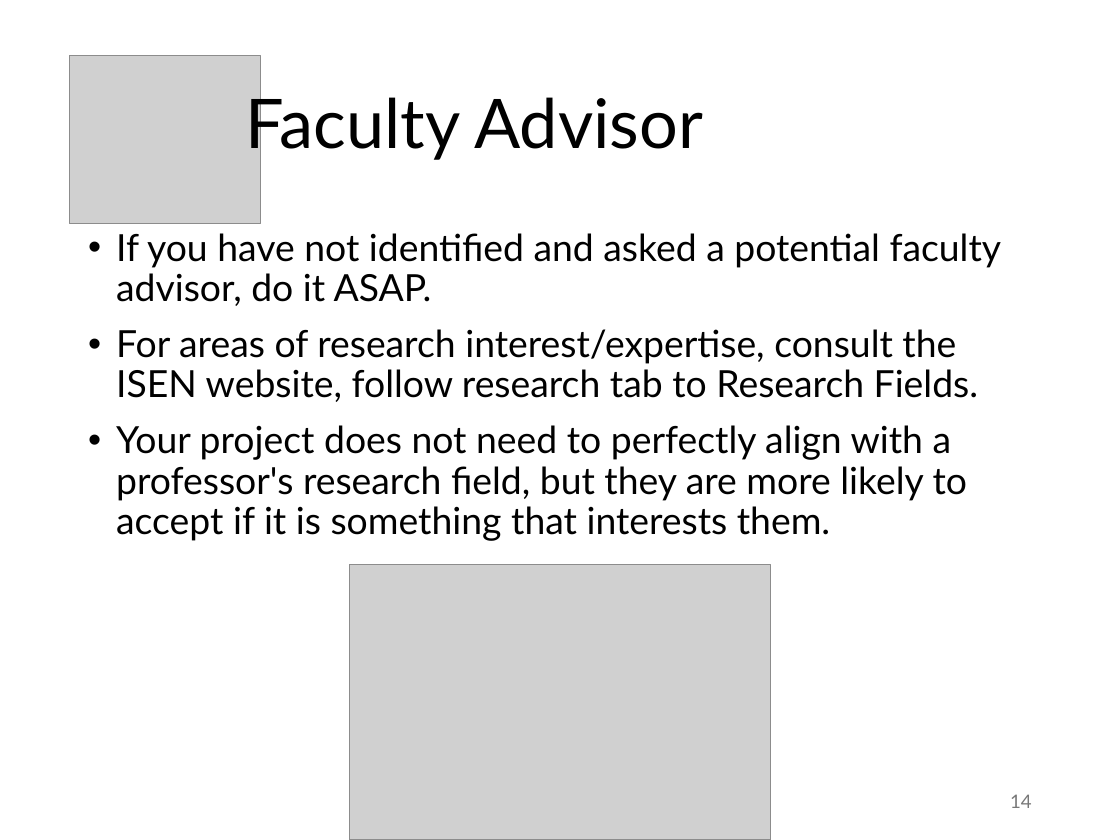
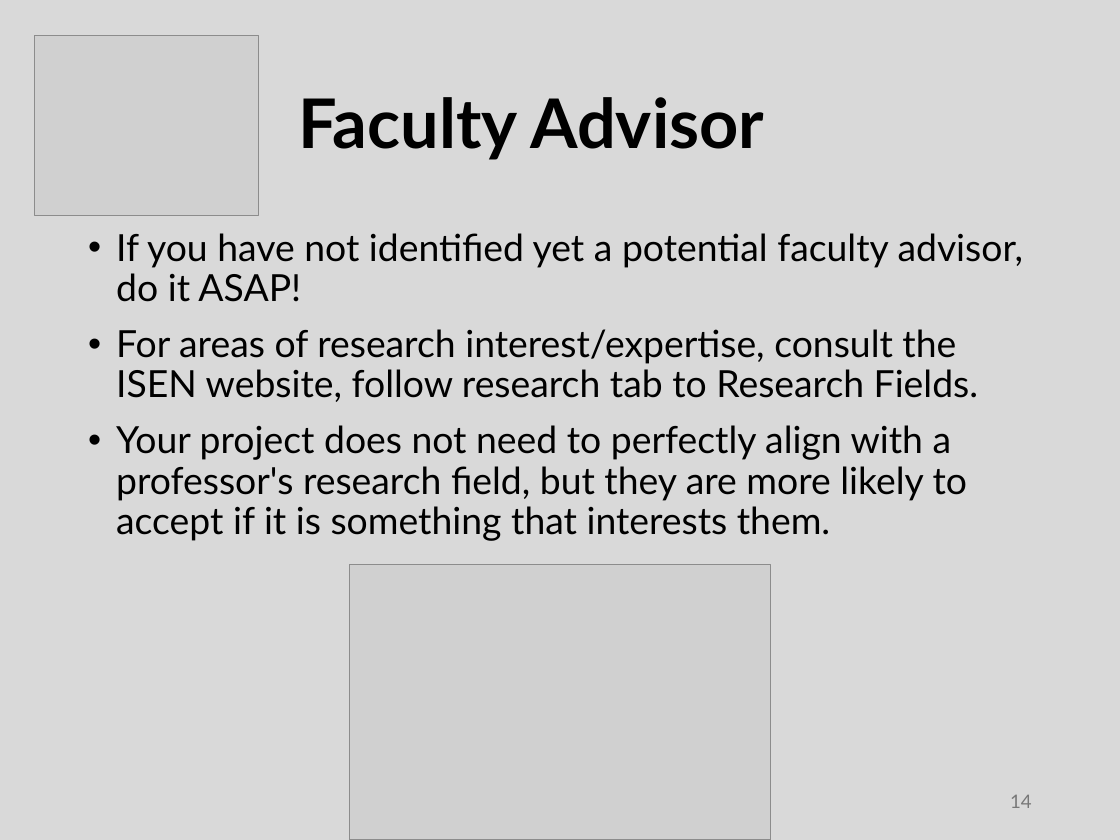
Before and after one commit to abuabara/abuabara.github.io, a slide deck: slide 14 of DAEN460S26/week3.pptx. Drawn at 1120x840 pixels with LibreOffice and Linux fonts; fonts in the diff are those of the drawing; grey boxes stand for pictures. Boxes give left, top, right and bottom in pixels: in the first picture for what was removed or moved away, otherwise in the second. Text is boxed around its words. In the diff, an @@ line names an element or a change of style, - is before the commit and + after.

```diff
--- a/DAEN460S26/week3.pptx
+++ b/DAEN460S26/week3.pptx
@@ background #FFFFFF to #D9D9D9 @@
@@ picture: place and size @@
-picture at (69, 56, 261, 224)
+picture at (35, 36, 259, 216)
@@ title "Faculty Advisor" at (299, 97, 764, 160): bold on @@
@@ text at (116, 233, 1024, 302): text changed @@
-• If you have not identified and asked a potential faculty advisor, do it ASAP.
+• If you have not identified yet a potential faculty advisor, do it ASAP!
```
Also in this commit, not shown: 8 other slides changed, 1 slide added, 2 other files.
